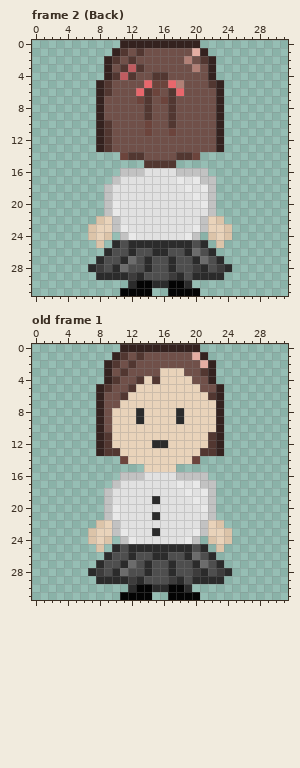
A pixel-art file gets an edit: Assets/Sprites/Player.aseprite. Above, as it was before the edit.
32x32 pixels, 2 frames. Colours within 5 levels of each other are drawn and written as one. Shown: frame 2 (Back), old frame 1. The commit also changed other frames, which this record leaves out.
And afterwards:
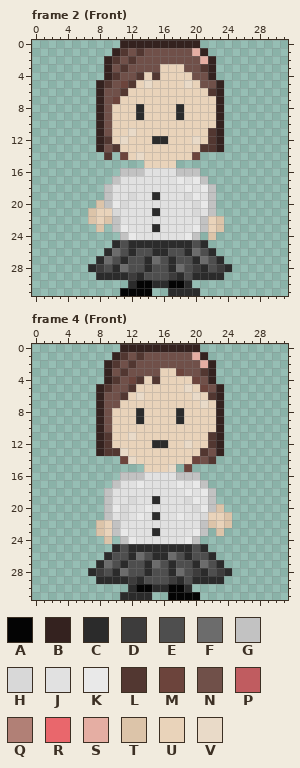
Palette (. is transparent): A #040404  B #34221f  C #2b2b2b  D #3d3c3c  E #4e4e4e  F #6c6c6c  G #c2c2c2  H #d8d8d8  J #e1e1e1  K #e9e9e9  L #523731  M #6c443c  N #705049  P #c05c60  Q #b18076  R #e9676c  S #e5aea3  T #dcc4a9  U #e9d3ba  V #e9dac8
A new or re-ordered frame is compared with the old frame closest to it.
Changes in this commit:
frames 2 -> 17
Frame 2 (Front):
y 2: x 19 Q -> N; x 21 L -> S
y 3: x 12..13 PL -> NN; x 16..18 NNN -> UUU; x 20..21 QN -> NL
y 4: x 11..14 PLNN -> NNLU; x 16..19 LNNN -> UUUU
y 5: x 11..20 NNNRMMRQNN -> MLUVUUUUVU; x 22 L -> N
y 6: x 9 L -> N; x 11..22 NNRLMNLRNNNN -> LUUUUUUUUUUL
y 7: x 10..22 NNNMLNMLNNNNN -> MUUUUUUUUUUUU
y 8..9: x 10..22 NNNNLNNLNNNNN -> UUUCUUUUCUUUU
y 10: x 9..22 LNNNNMNNLNNNNN -> NUUUUUUUUUUUUU
y 11: x 9..22 LNNNNMNNMNNNNN -> NUUVUUUUUUUUUL
y 12: x 10..22 NNNNNNNNNNNNN -> UVUUUCCUUUVUL
y 13: x 9..22 LNNNNNNNNNNNNN -> NLUUUUUUUUUULL
y 14: x 9 . -> L; x 12..19 LLNNNNLL -> UVUUUUUU
y 15: x 14..17 LLLL -> UUUU
y 16: x 21 G -> .
y 17: x 22 G -> .
y 19: x 12 J -> H; x 15 J -> C; x 19 J -> H
y 20: x 8 . -> T; x 11 J -> H; x 20 J -> H
y 21: x 7..10 ..GK -> TUUH; x 15 J -> C; x 20 J -> H
y 22: x 7..9 .TU -> TUT
y 23: x 7..9 TUU -> .T.; x 15 J -> C; x 23..24 UT -> T.
y 24: x 7..9 TUT -> ...; x 23..24 UT -> ..
y 25: x 8 T -> .; x 23 T -> .
y 26: x 10 E -> F
y 27: x 9 E -> F; x 12 F -> E; x 15 E -> F
y 28: x 18 E -> F
y 31: x 17..20 AAAA -> CCCC
Frame 4 (Front) is new; against old frame 1:
y 3: x 18 U -> M
y 4: x 12 N -> M; x 20 N -> M
y 5: x 19 U -> V; x 21 N -> M
y 6: x 13 U -> V; x 20 U -> V
y 7: x 21 U -> V
y 11: x 12 U -> V
y 12: x 19 U -> V
y 13: x 11 U -> V; x 22 L -> N
y 14: x 12 U -> V; x 21..22 .. -> NL
y 15: x 17 U -> V; x 19 . -> M
y 16: x 21 G -> .
y 17: x 13 J -> K; x 22 G -> .
y 19: x 12 J -> H; x 19 J -> H
y 20: x 11 J -> H; x 14 J -> K; x 20 J -> H; x 23 . -> T
y 21: x 10..11 KJ -> JH; x 13 J -> K; x 18 J -> K; x 21..24 JG.. -> HUUT
y 22: x 22..24 UT. -> TUT
y 23: x 7..8 TU -> .T; x 22..24 UUT -> .T.
y 24: x 7..8 TU -> ..; x 22..24 TUT -> ...
y 25: x 8 T -> .; x 23 T -> .
y 26: x 13 E -> F; x 17 E -> F; x 20 F -> E
y 27: x 9 E -> F; x 12 F -> E; x 15 E -> F
y 28: x 18 E -> F
y 31: x 11..14 AAAA -> CCCC
Pixel boxes of the changes (left, top, right, bottom) in both pictures:
changed: (88, 56, 232, 296)
changed: (88, 368, 232, 600)
